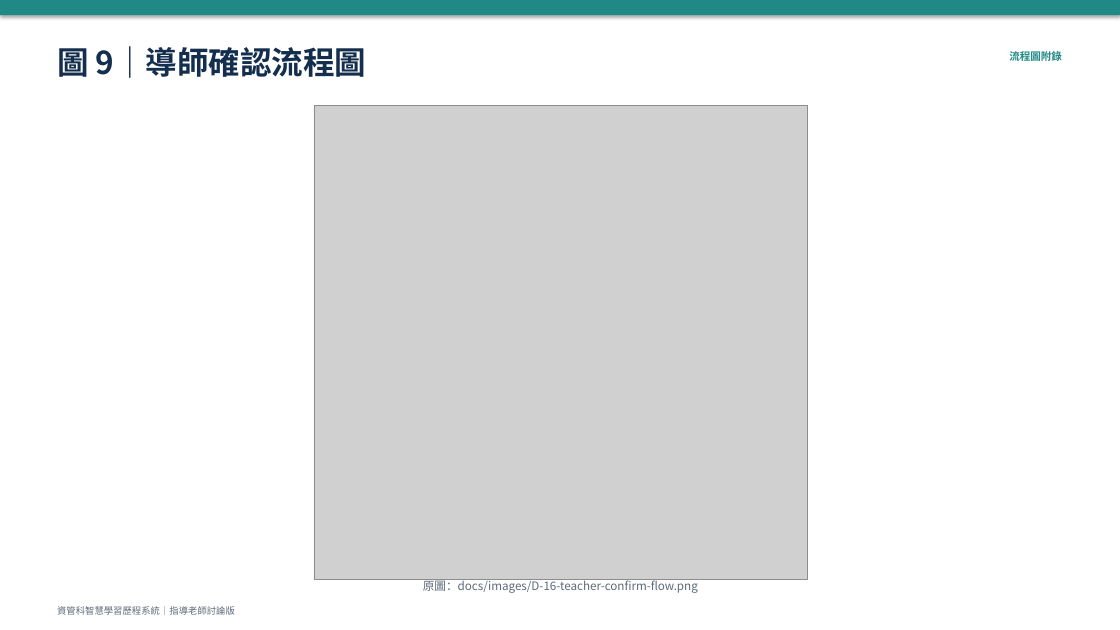
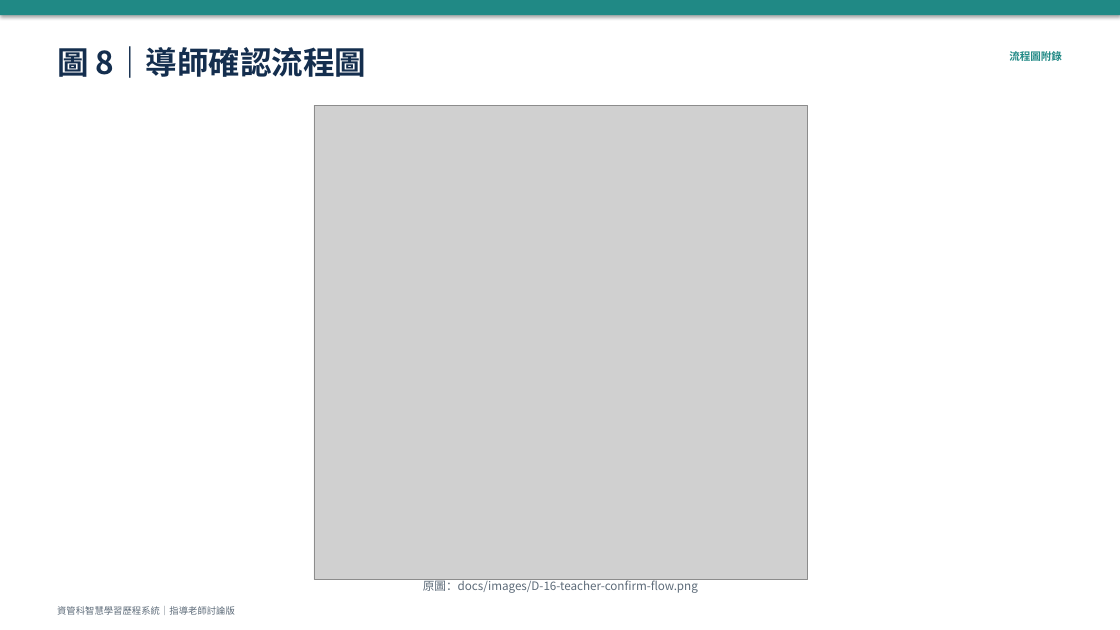
Before and after one commit to vujhdcusa/1028, a slide deck: slide 9 of docs/08_簡報/AI_流程圖彙整_2026-10-10.pptx (slide 10 before the commit). Drawn at 1120x630 pixels with LibreOffice and Linux fonts; fonts in the diff are those of the drawing; grey boxes stand for pictures. Boxes give left, top, right and bottom in pixels: in the first picture for what was removed or moved away, otherwise in the second. Text is boxed around its words. In the diff, an @@ line names an element or a change of style, - is before the commit and + after.

```diff
--- a/docs/08_簡報/AI_流程圖彙整_2026-10-10.pptx
+++ b/docs/08_簡報/AI_流程圖彙整_2026-10-10.pptx
@@ text at bbox=[57, 42, 367, 83]: text changed @@
-圖 9｜導師確認流程圖
+圖 8｜導師確認流程圖
```
Also in this commit, not shown: 17 other slides changed, 4 slides added, 56 other files.
